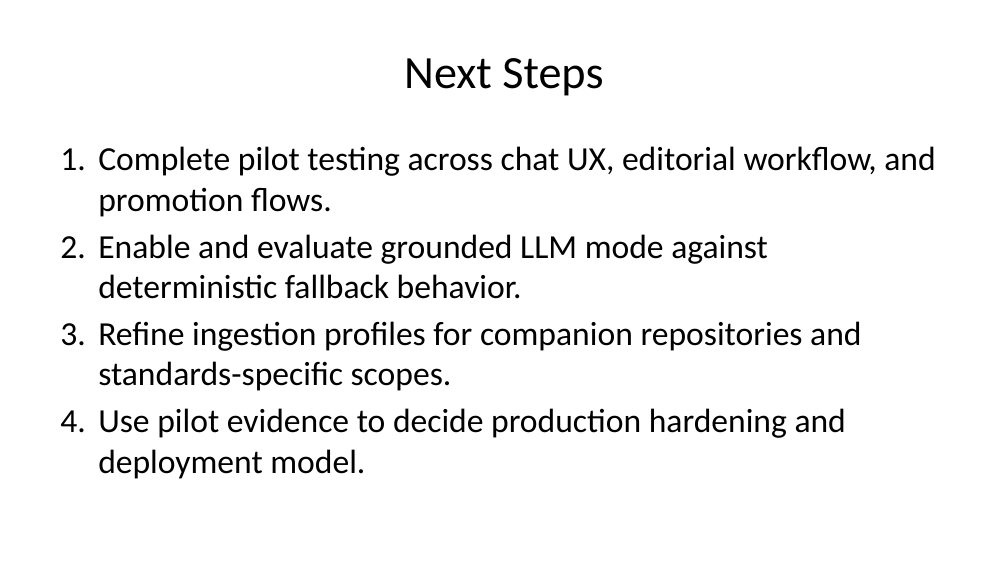
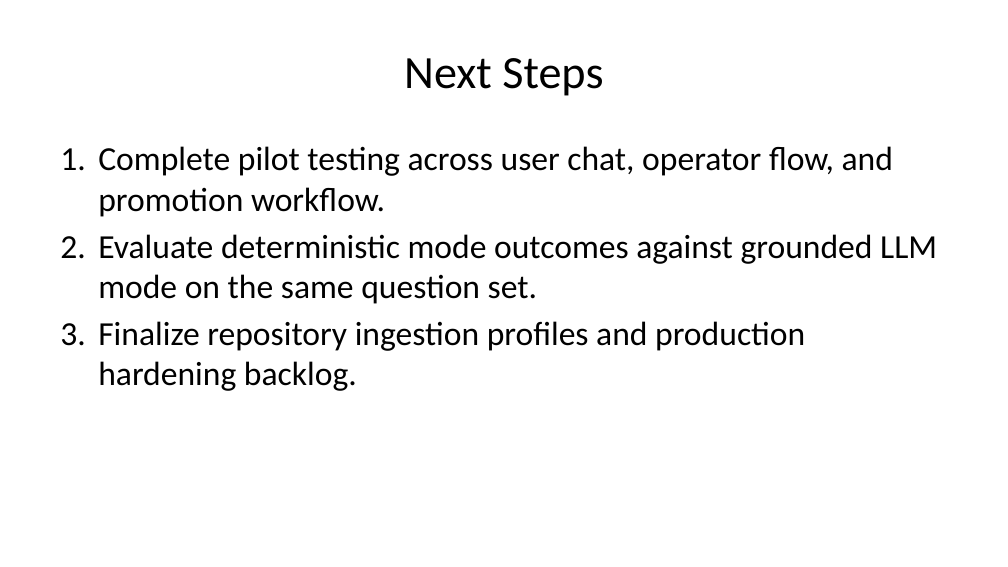
Before and after one commit to UM-KGPI/NapcoreHelpdesk, a slide deck: slide 11 of dist/napcore-helpdesk-presentation.pptx (slide 17 before the commit). Drawn at 1008x567 pixels with LibreOffice and Linux fonts; fonts in the diff are those of the drawing. Boxes give left, top, right and bottom in pixels: in the first picture for what was removed or moved away, otherwise in the second. Text is boxed around its words. In the diff, an @@ line names an element or a change of style, - is before the commit and + after.

```diff
--- a/dist/napcore-helpdesk-presentation.pptx
+++ b/dist/napcore-helpdesk-presentation.pptx
@@ text at (98,146,937,391): text changed @@
-1. Complete pilot testing across chat UX, editorial workflow, and promotion flows.
-2. Enable and evaluate grounded LLM mode against deterministic fallback behavior.
-3. Refine ingestion profiles for companion repositories and standards-specific scopes.
-4. Use pilot evidence to decide production hardening and deployment model.
+1. Complete pilot testing across user chat, operator flow, and promotion workflow.
+2. Evaluate deterministic mode outcomes against grounded LLM mode on the same question set.
+3. Finalize repository ingestion profiles and production hardening backlog.
```
Also in this commit, not shown: 7 other slides changed, 3 slides added, 8 slides removed, 8 other files.
